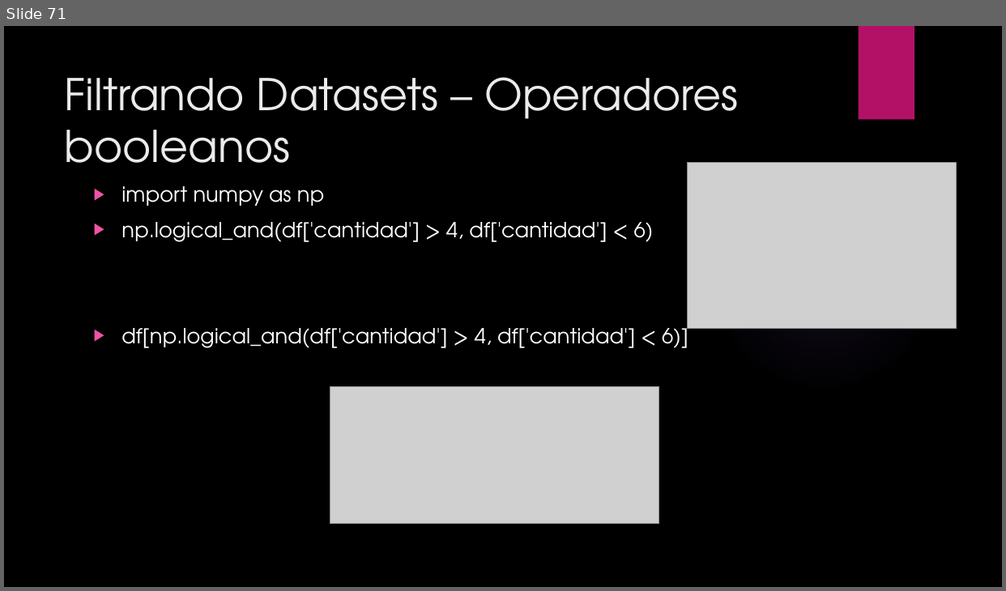
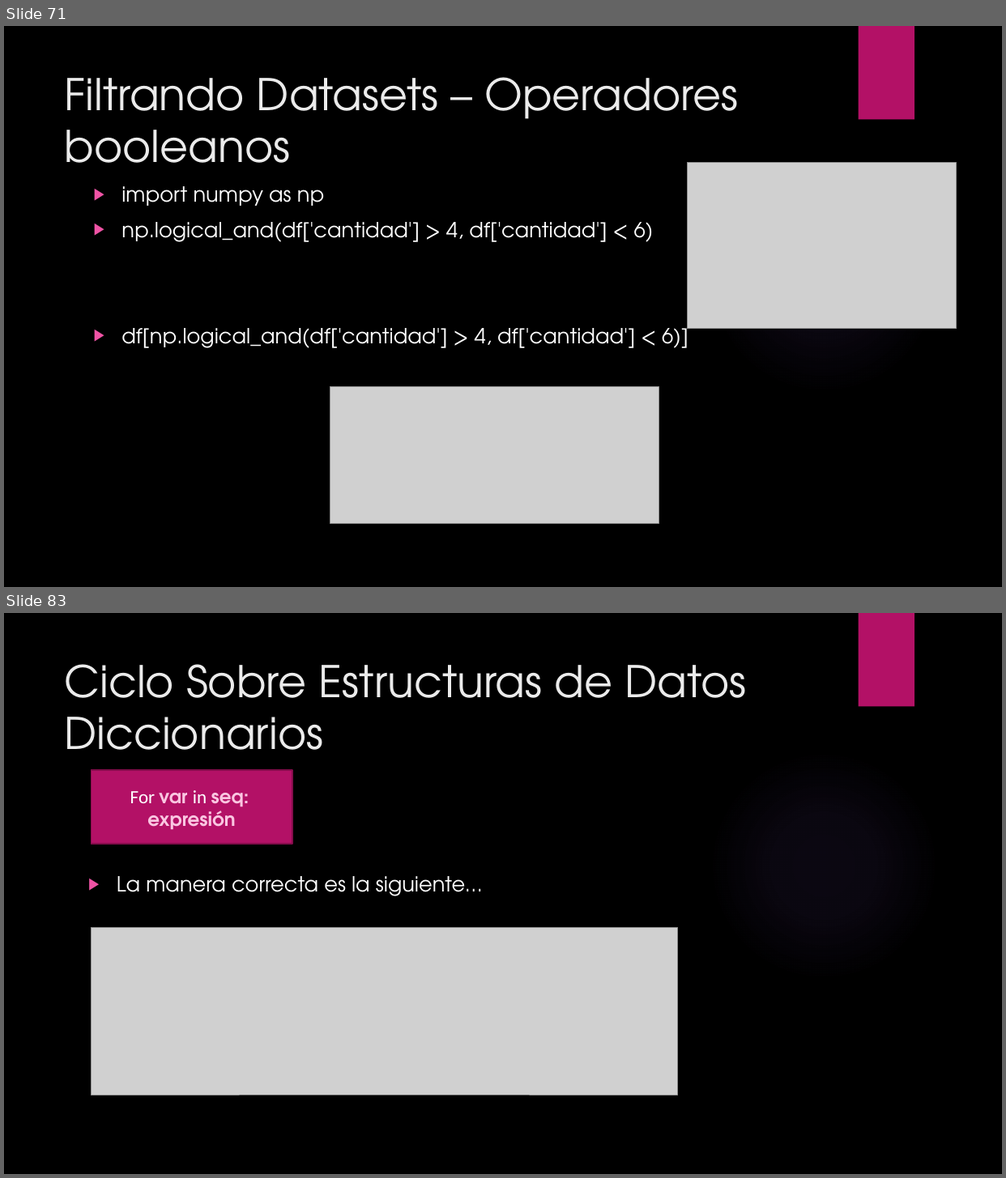
Before and after one commit to ulatinaedupa/ProgrammingForEngineers, a slide deck: Presentation/Class 3 - Matplotlib, Pandas and Logic.pptx. Shown one above the other, each under a label of ours: slide 71 before the commit, slides 71 and 83 after it; the slides between them are not shown. The pictures are 1006x591 and 1006x1178 pixels, drawn with LibreOffice and Linux fonts; fonts in the diff are those of the drawing; grey boxes stand for pictures; background and template pictures are left out. Boxes give left, top, right and bottom in pixels: in the first picture for what was removed or moved away, otherwise in the second. Text is boxed around its words. In the diff, an @@ line names an element or a change of style, - is before the commit and + after.

```diff
--- a/Presentation/Class 3 - Matplotlib, Pandas and Logic.pptx
+++ b/Presentation/Class 3 - Matplotlib, Pandas and Logic.pptx
@@ slide 83 added at [4,613,1002,1174], background picture (left out); not listed: 2 template elements that a slide beside it also shows @@
@@ title added at [65,664,746,770], 42 pt, text #EBEBEB @@
+Ciclo Sobre Estructuras de Datos
+Diccionarios
@@ rectangle added at [91,770,292,845], fill #B31166, outline #840D4B 1.5 pt, 18 pt, text #FAC6E1, bold @@
+For var in seq:
+expresión
@@ text added at [117,876,482,897], 20 pt, text #FFFFFF @@
+▶ La manera correcta es la siguiente…
@@ picture added at [91,927,678,1095] @@
```
Also in this commit, not shown: 27 other slides added, 2 other files.
